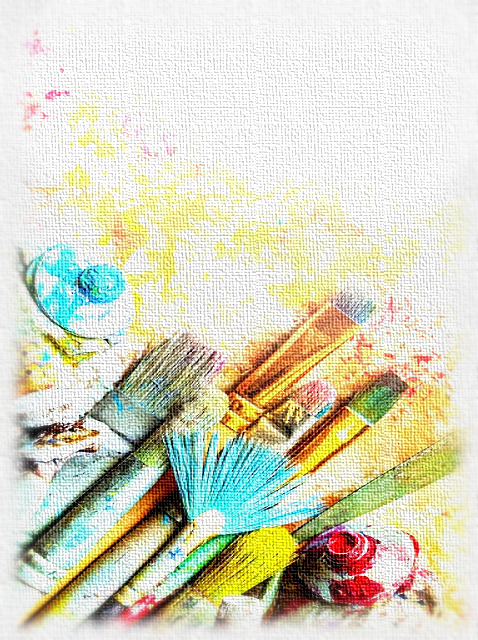
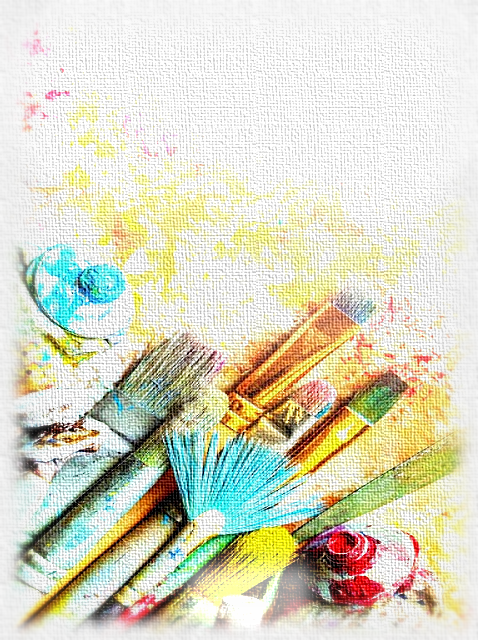
Revision of a layered 478px x 640px image; what changed, layer by layer:
painted on "cover.jpg" over [161, 541, 338, 638]
